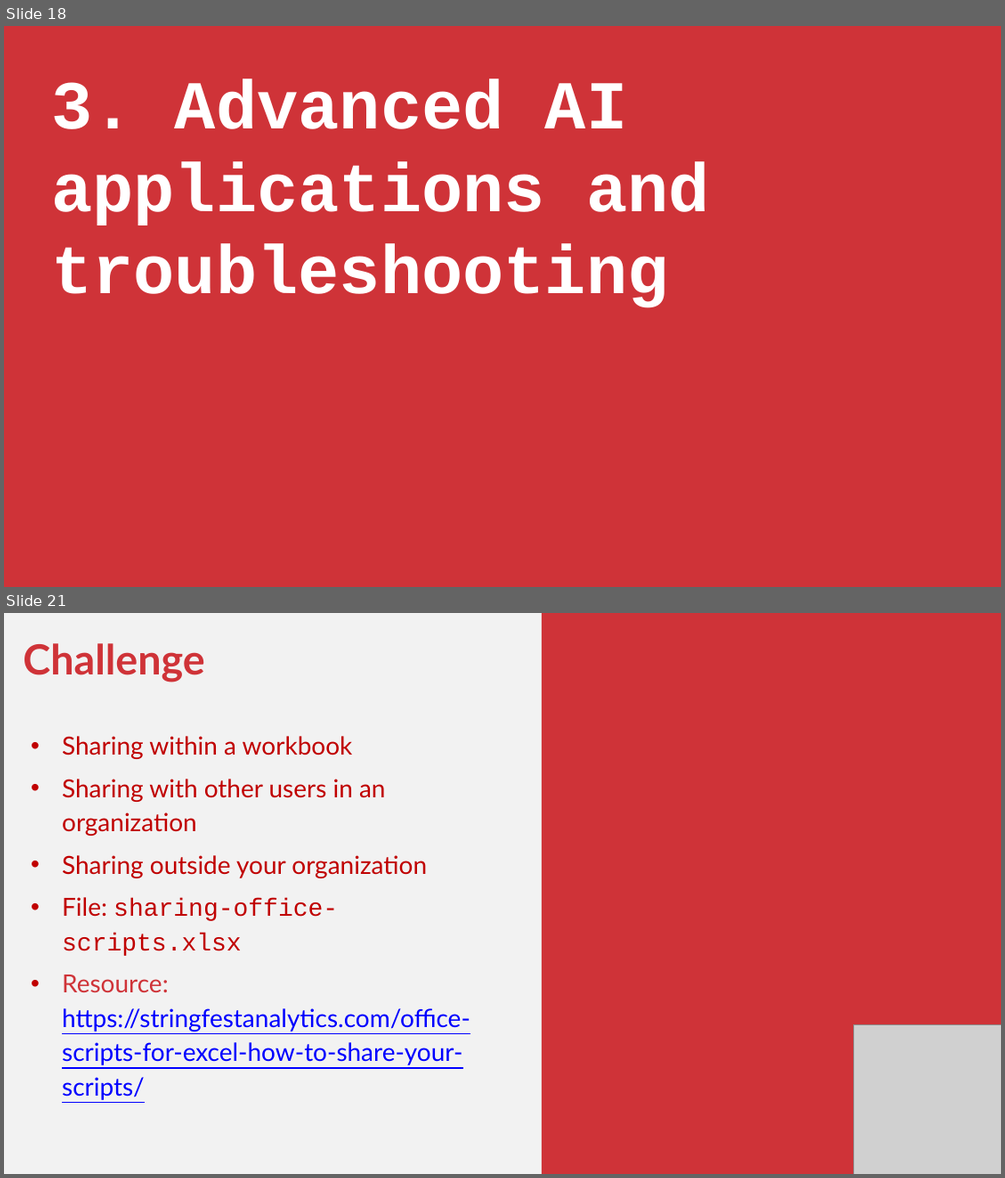
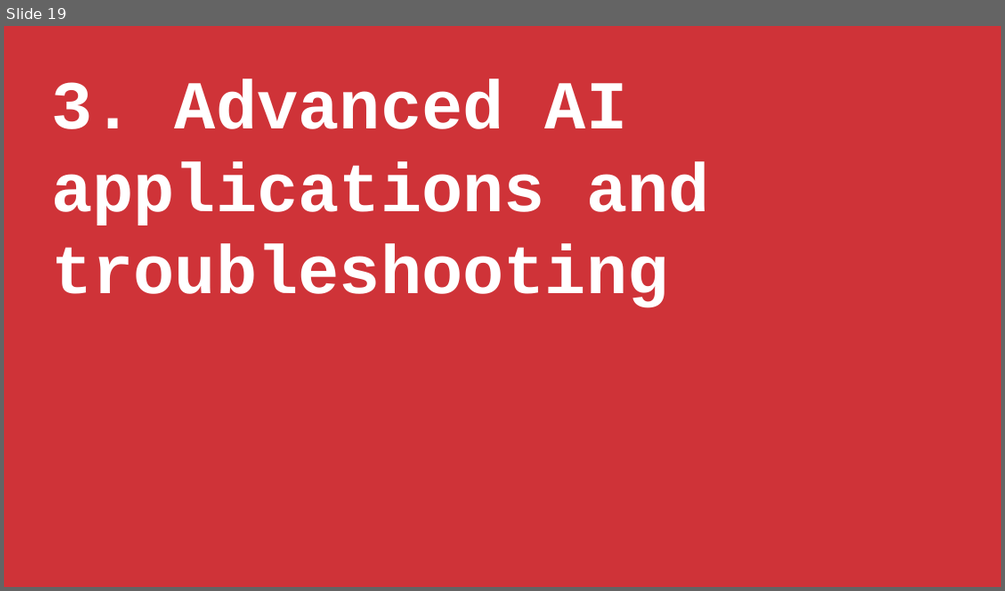
Before and after one commit to stringfestdata/gen-ai-for-excel-masterclass, a slide deck: gen-ai-for-excel-masterclass.pptx. Shown one above the other, each under a label of ours: slides 18 and 21 before the commit, slide 19 after it; the slides between them are not shown. The pictures are 1005x1178 and 1005x591 pixels, drawn with LibreOffice and Linux fonts; fonts in the diff are those of the drawing; grey boxes stand for pictures. Boxes give left, top, right and bottom in pixels: in the first picture for what was removed or moved away, otherwise in the second. Text is boxed around its words. In the diff, an @@ line names an element or a change of style, - is before the commit and + after.

```diff
--- a/gen-ai-for-excel-masterclass.pptx
+++ b/gen-ai-for-excel-masterclass.pptx
@@ slide 21 removed at bbox=[4, 613, 1001, 1174], background #F2F2F2 @@
@@ rectangle removed at bbox=[542, 613, 1001, 1174] @@
@@ text removed at bbox=[23, 643, 470, 1100] @@
-Challenge
-• Sharing within a workbook
-• Sharing with other users in an organization
-• Sharing outside your organization
-• File: sharing-office-scripts.xlsx
-• Resource: https://stringfestanalytics.com/office-scripts-for-excel-how-to-share-your-scripts/
@@ picture removed at bbox=[853, 1024, 1001, 1174] @@
@@ what was slide 18 is now slide 19 @@
```
Also in this commit, not shown: 8 slides changed, 2 slides added, 10 other files.
